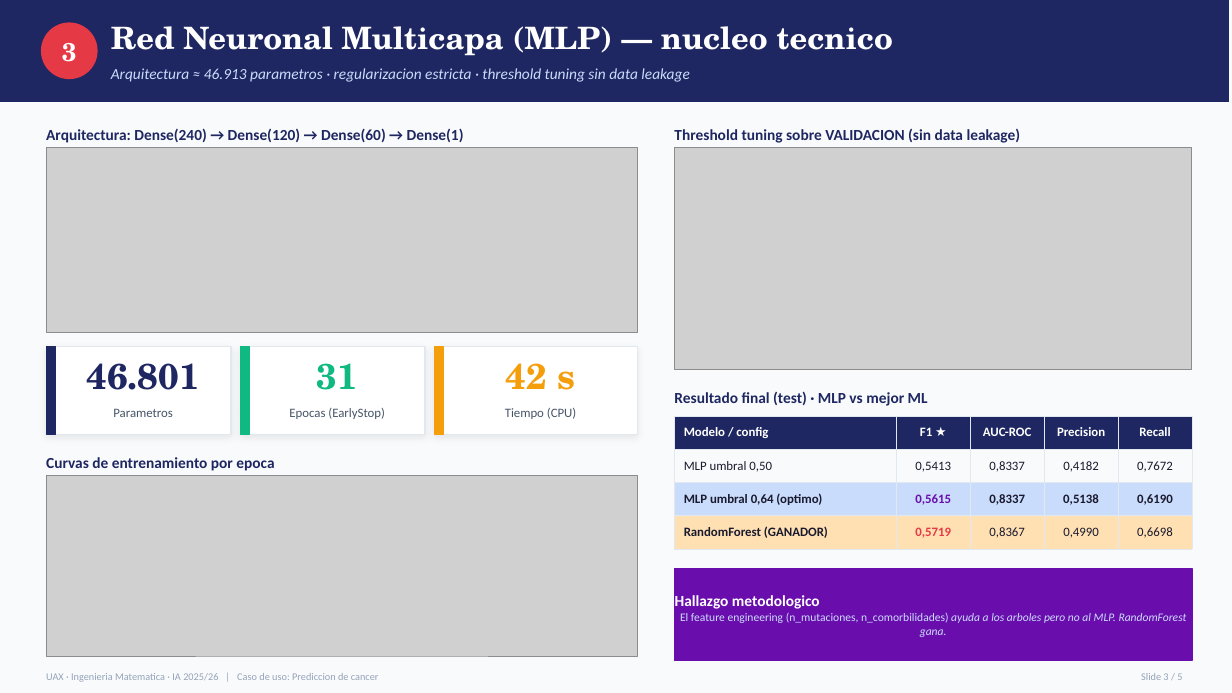
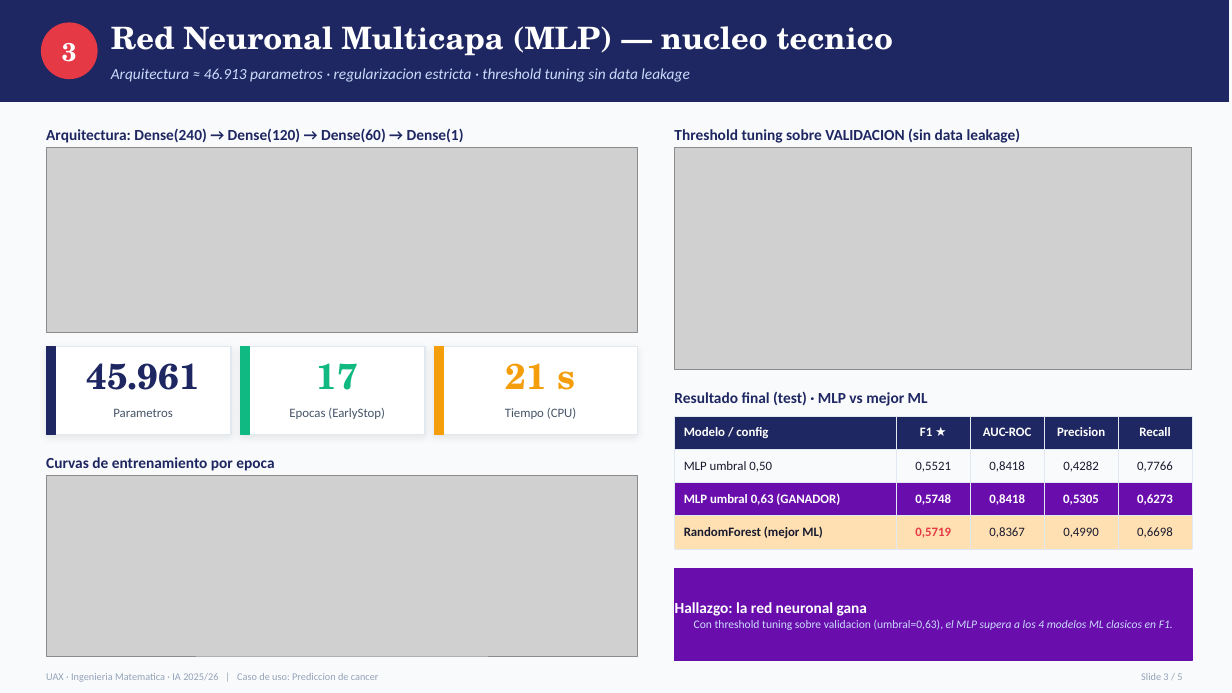
Before and after one commit to judithsalas/cancer-prediction-pipeline, a slide deck: slide 4 of Entregable_5_diapositivas.pptx. Drawn at 1232x693 pixels with LibreOffice and Linux fonts; fonts in the diff are those of the drawing; grey boxes stand for pictures. Boxes give left, top, right and bottom in pixels: in the first picture for what was removed or moved away, otherwise in the second. Text is boxed around its words. In the diff, an @@ line names an element or a change of style, - is before the commit and + after.

```diff
--- a/Entregable_5_diapositivas.pptx
+++ b/Entregable_5_diapositivas.pptx
@@ text at [87,363,200,390]: text changed @@
-46.801
+45.961
@@ text at [317,363,358,390]: text changed @@
-31
+17
@@ text at [506,363,575,390]: text changed @@
-42 s
+21 s
@@ table at [675,416,1192,555] @@
-row 2: MLP umbral 0,50 | 0,5413 | 0,8337 | 0,4182 | 0,7672
+row 2: MLP umbral 0,50 | 0,5521 | 0,8418 | 0,4282 | 0,7766
-row 3: MLP umbral 0,64 (optimo) | 0,5615 | 0,8337 | 0,5138 | 0,6190
+row 3: MLP umbral 0,63 (GANADOR) | 0,5748 | 0,8418 | 0,5305 | 0,6273
-row 4, column 1: RandomForest (GANADOR)
+row 4, column 1: RandomForest (mejor ML)
@@ fill #CADCFC to #6A0DAD in row 3 @@
@@ text at [675,602,1173,630]: text changed @@
-Hallazgo metodologico
-El feature engineering (n_mutaciones, n_comorbilidades) ayuda a los arboles pero no al MLP. RandomForest gana.
+Hallazgo: la red neuronal gana
+Con threshold tuning sobre validacion (umbral=0,63), el MLP supera a los 4 modelos ML clasicos en F1.
```
Also in this commit, not shown: 4 other slides changed, 20 other files.
